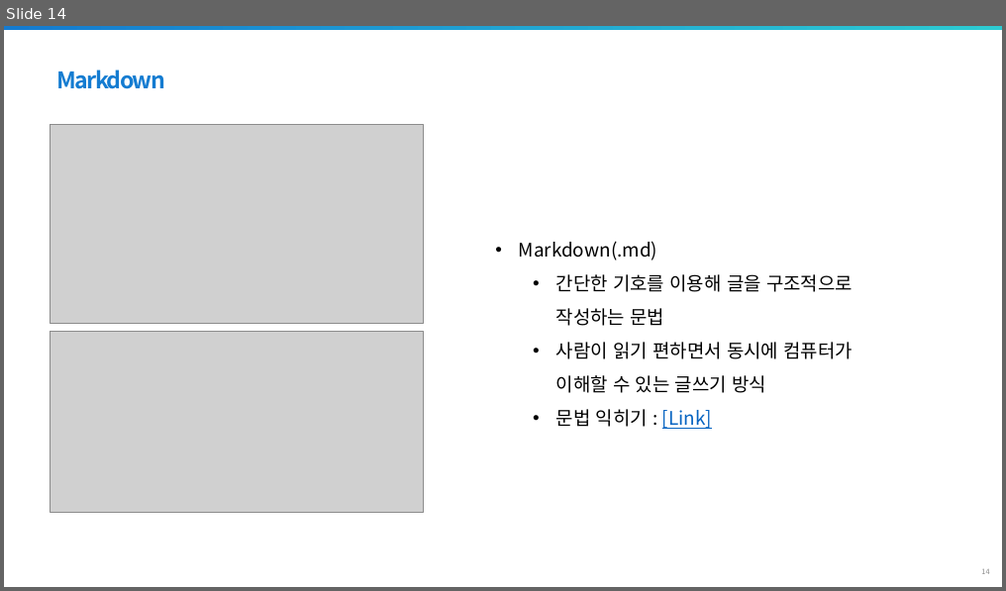
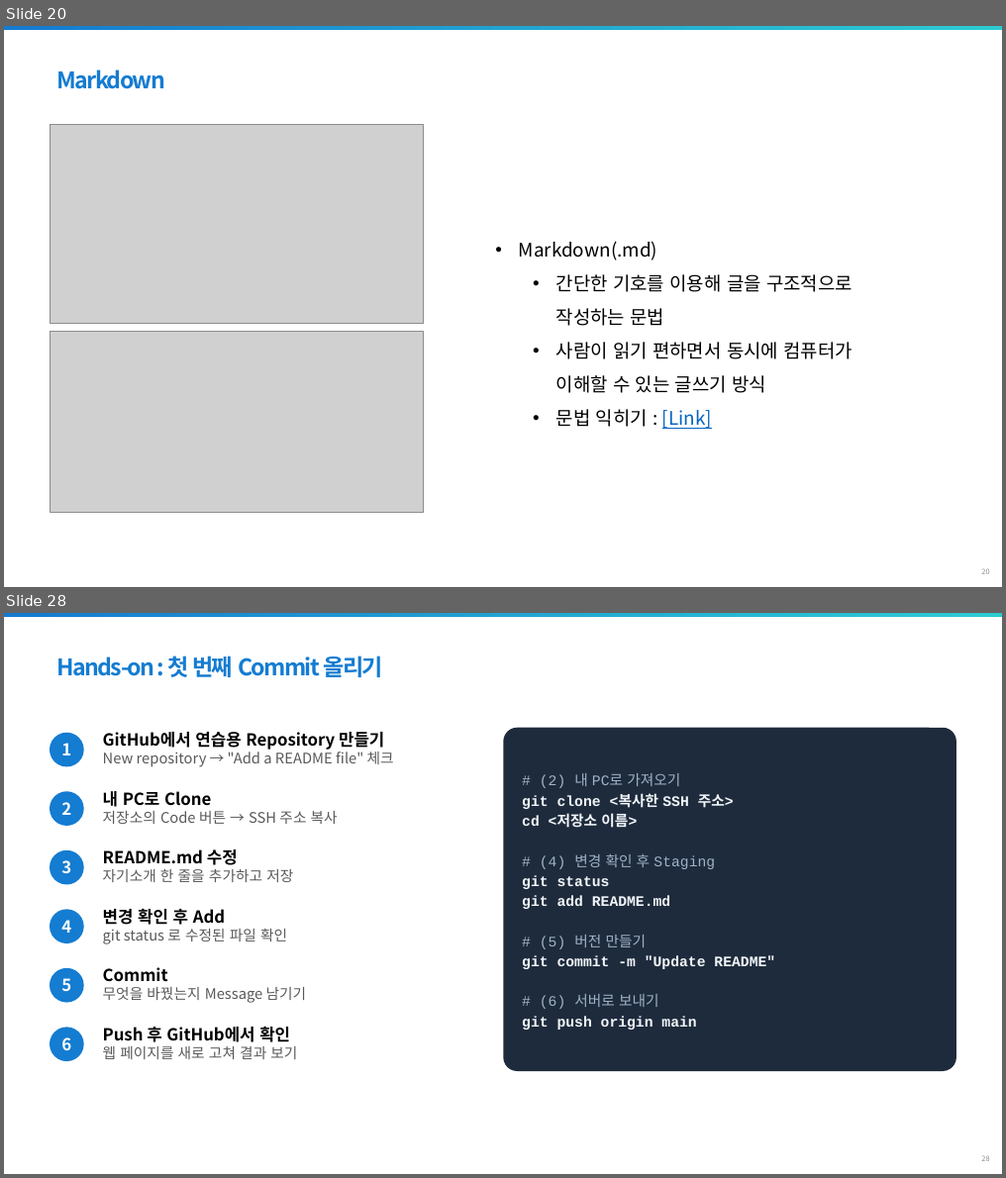
Before and after one commit to jaewoojun070225/gachon2026, a slide deck: 학습파일/SoC100_3.pptx. Shown one above the other, each under a label of ours: slide 14 before the commit, slides 20 and 28 after it; the slides between them are not shown. The pictures are 1006x591 and 1006x1178 pixels, drawn with LibreOffice and Linux fonts; fonts in the diff are those of the drawing; grey boxes stand for pictures; background and template pictures are left out. Boxes give left, top, right and bottom in pixels: in the first picture for what was removed or moved away, otherwise in the second. Text is boxed around its words. In the diff, an @@ line names an element or a change of style, - is before the commit and + after.

Commit message:
학습파일 누락되어 수정

```diff
--- a/학습파일/SoC100_3.pptx
+++ b/학습파일/SoC100_3.pptx
@@ slide 28 added at bbox=[4, 613, 1002, 1174], background #FFFFFF; not listed: 2 template elements that a slide beside it also shows @@
@@ text added at bbox=[57, 656, 383, 677], 22 pt, text #147CD1, bold @@
+Hands-on : 첫 번째 Commit 올리기
@@ rounded rectangle added at bbox=[503, 728, 956, 1071], fill #1E2B3C, 14 pt, text #F2F6FA, bold @@
+# (2) 내 PC로 가져오기
+git clone <복사한 SSH 주소>
+cd <저장소 이름>
+# (4) 변경 확인 후 Staging
+git status
+git add README.md
+# (5) 버전 만들기
+git commit -m "Update README"
+# (6) 서버로 보내기
+git push origin main
@@ ellipse added at bbox=[50, 733, 84, 767], fill #147CD1, 16 pt, text #FFFFFF, bold @@
+1
@@ text added at bbox=[103, 732, 394, 767], 14 pt, text #595959 @@
+GitHub에서 연습용 Repository 만들기
+New repository → "Add a README file" 체크
@@ ellipse added at bbox=[50, 791, 84, 826], fill #147CD1, 16 pt, text #FFFFFF, bold @@
+2
@@ text added at bbox=[103, 791, 338, 824], 14 pt, text #595959 @@
+내 PC로 Clone
+저장소의 Code 버튼 → SSH 주소 복사
@@ text added at bbox=[103, 850, 293, 882], 14 pt, text #595959 @@
+README.md 수정
+자기소개 한 줄을 추가하고 저장
@@ ellipse added at bbox=[50, 851, 84, 884], fill #147CD1, 16 pt, text #FFFFFF, bold @@
+3
@@ ellipse added at bbox=[50, 909, 84, 944], fill #147CD1, 16 pt, text #FFFFFF, bold @@
+4
@@ text added at bbox=[103, 908, 287, 945], 14 pt, text #595959 @@
+변경 확인 후 Add
+git status 로 수정된 파일 확인
@@ ellipse added at bbox=[50, 968, 84, 1003], fill #147CD1, 16 pt, text #FFFFFF, bold @@
+5
@@ text added at bbox=[103, 967, 307, 1003], 14 pt, text #595959 @@
+Commit
+무엇을 바꿨는지 Message 남기기
@@ ellipse added at bbox=[50, 1027, 84, 1061], fill #147CD1, 16 pt, text #FFFFFF, bold @@
+6
@@ text added at bbox=[103, 1026, 297, 1059], 16 pt, text #000000, bold @@
+Push 후 GitHub에서 확인
+웹 페이지를 새로 고쳐 결과 보기
@@ what was slide 14 is now slide 20 @@
```
Also in this commit, not shown: 11 slides changed, 21 other slides added, 2 other files.
